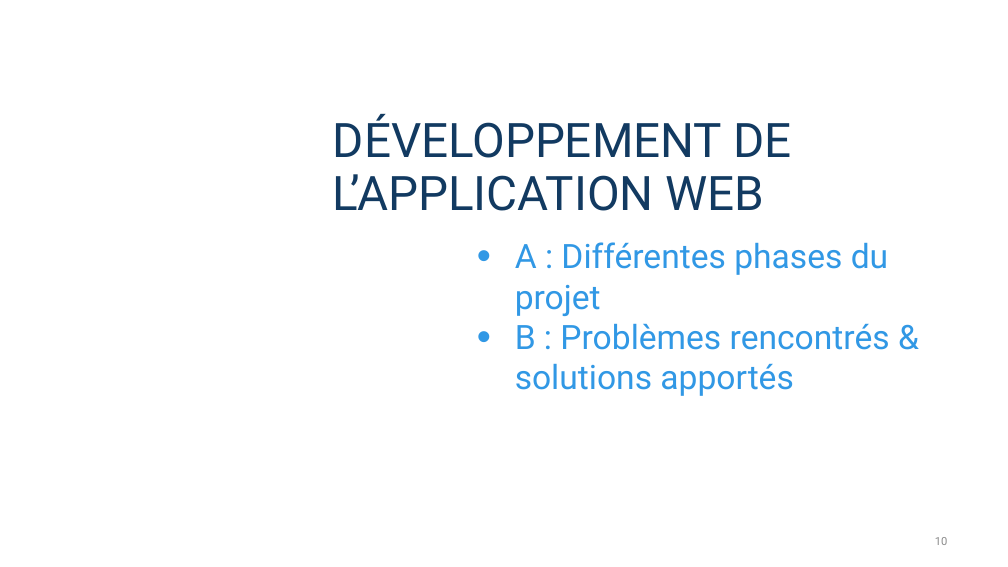
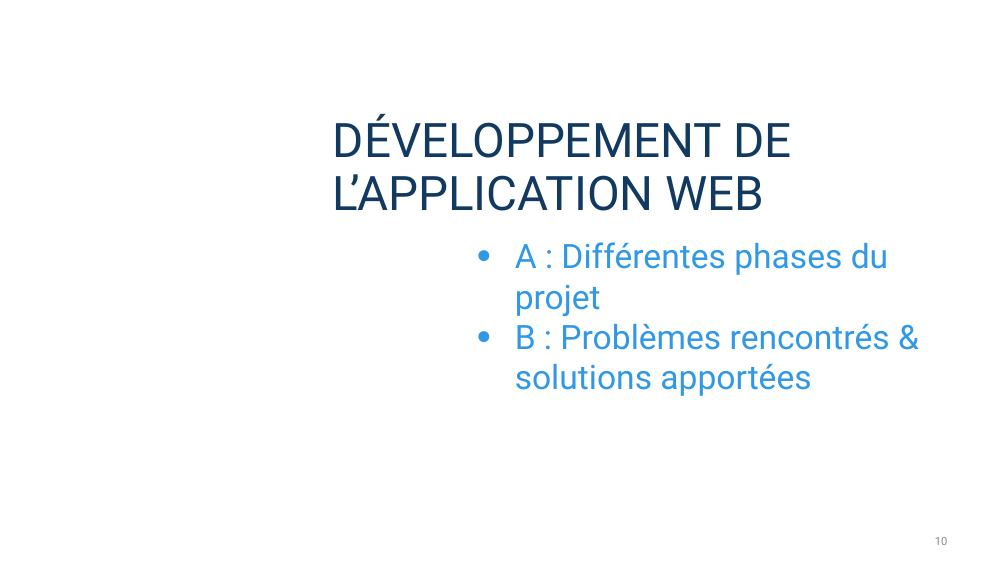
Before and after one commit to ncourvoisier/sar, a slide deck: slide 10 of doc/SoutenanceSAR.pptx. Drawn at 1008x567 pixels with LibreOffice and Linux fonts; fonts in the diff are those of the drawing; background and template pictures are left out. Boxes give left, top, right and bottom in pixels: in the first picture for what was removed or moved away, otherwise in the second. Text is boxed around its words. In the diff, an @@ line names an element or a change of style, - is before the commit and + after.

```diff
--- a/doc/SoutenanceSAR.pptx
+++ b/doc/SoutenanceSAR.pptx
@@ subtitle at bbox=[515, 323, 890, 396]: text changed @@
-• B : Problèmes rencontrés & solutions apportés
+• B : Problèmes rencontrés & solutions apportées
```
Also in this commit, not shown: 6 other slides changed, 1 slide removed.
